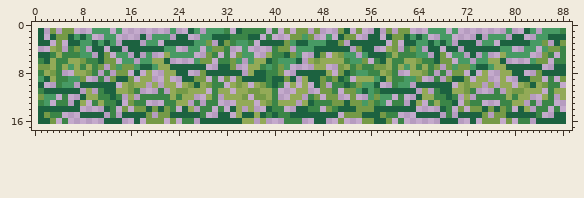
Pixel-art file: Assets/Art/Interactables/thorns horizontal.aseprite. Above is the file before it was changed.
88x16 pixels, 1 frame. The old version is drawn lined up with the new one, on the new canvas.
The same view after the edit:
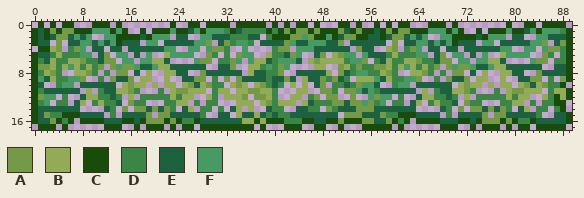
Palette (. is transparent): A #759a47  B #93aa57  C #174c0d  D #3b8547  E #1c6240  F #479a64
Log entry: added outline to thorns wall, edited bush pivot
What changed:
canvas 88x16 -> 90x18, the old top-left corner now at 1,1
Changed rows in their new state; - is an unchanged pixel.
first column x 0:
 0 -C-C-CC---CCC-C--------C--CC-CCCC-CCCCC-C-C-CC-C---CC-C--C-C-CC---CCC-C--------C--CC-CCCC-
 1 C-C-C--CCC---C-C--C-CCC-CC--C----C-----C-C-C--C-CCC--C-CC-C-C--CCC---C-C--C-CCC-CC--C----C
 2 C-C-----------CCCC-C--------------------CCC----CC-C---CC--C-----------CCCC-C-------------C
 3 C-------------C-------------------------------------------------------C------------------C
 4 -CC--------------------------------------------------------------------------------------C
 5 C----------------------------------------------------------------------------------------C
 6 C----------------------------------------------------------------------------------------C
 7 C----------------------------------------------------------------------------------------C
 8 C----------------------------------------------------------------------------------------C
 9 C----------------------------------------------------------------------------------------C
10 C---------------------------------------------------------------------------------------C-
11 C----------------------------------------------------------------------------------------C
12 C--------------------------------------------------------------------------------------C-C
13 C--------------------------------------------------------------------------------------CC-
14 C---------------------------------------------------------------------------------------C-
15 C----CCC-----------------------------------------------------CCC-------------------------C
16 C---C-C-CCCC---CC-C---C-C--C---------C-CCC---CC--CC-CCC-----C-C-CCCC---CC-C---C-C--C-----C
17 -CCC-C------CCC--C-CCC-C-CC-CCCCCCCCC-C---CCC--CC--C---CCCCC-C------CCC--C-CCC-C-CC-CCCCC-
